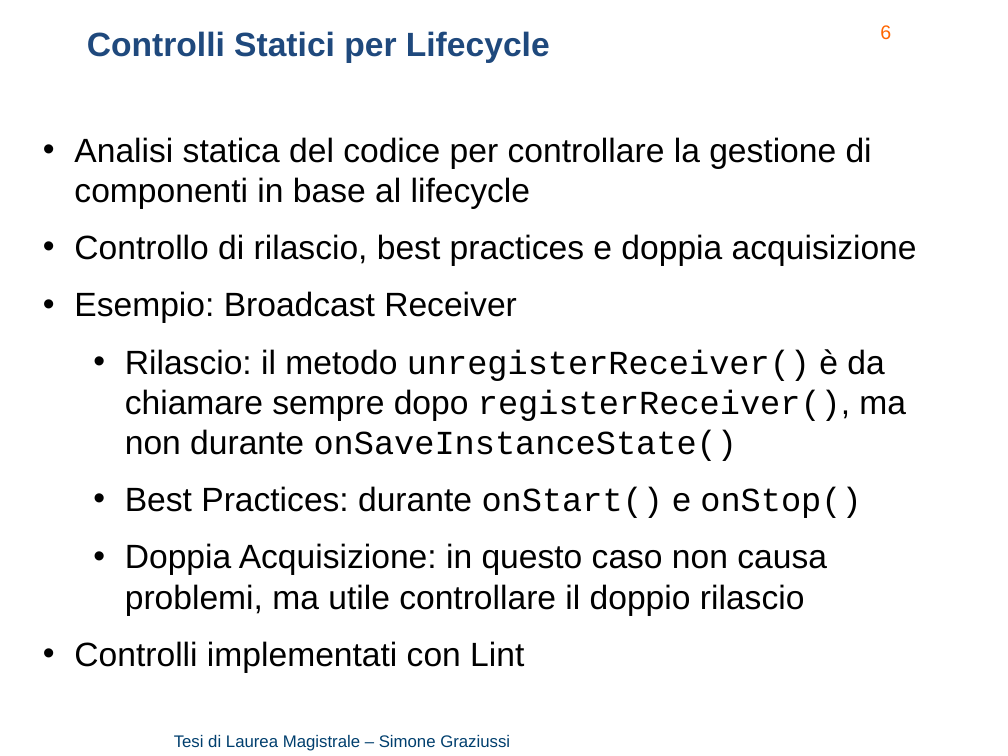
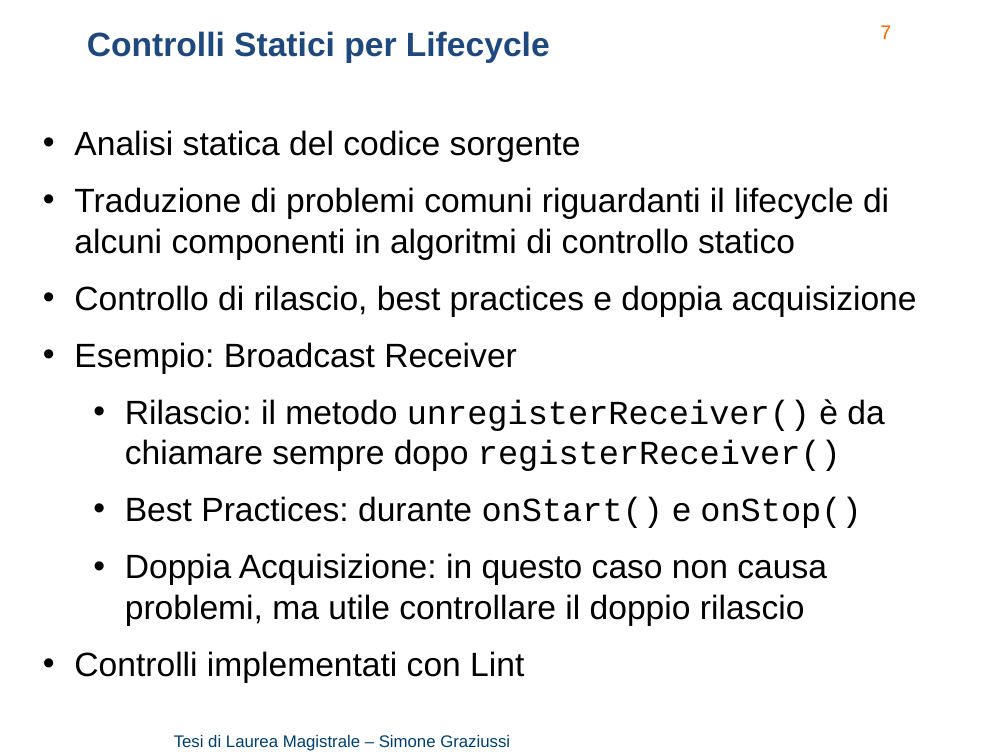
Before and after one commit to Simone3/Thesis, a slide deck: slide 7 of Presentation/Presentation.pptx (slide 6 before the commit). Drawn at 1008x756 pixels with LibreOffice and Linux fonts; fonts in the diff are those of the drawing; background and template pictures are left out. Boxes give left, top, right and bottom in pixels: in the first picture for what was removed or moved away, otherwise in the second. Text is boxed around its words. In the diff, an @@ line names an element or a change of style, - is before the commit and + after.

```diff
--- a/Presentation/Presentation.pptx
+++ b/Presentation/Presentation.pptx
@@ page number at [880, 25, 891, 39]: text changed @@
-6
+7
@@ text "Analisi statica del codice sorgente": place and size @@
-text "Analisi statica del codice sorgente" at [74, 137, 917, 673]
+text "Analisi statica del codice sorgente" at [74, 130, 917, 683]
@@ text at [74, 130, 889, 260]: text changed @@
-• Analisi statica del codice per controllare la gestione di componenti in base al lifecycle
+• Analisi statica del codice sorgente
+• Traduzione di problemi comuni riguardanti il lifecycle di alcuni componenti in algoritmi di controllo statico
@@ text at [125, 399, 884, 471]: text changed; font Courier New to Arial @@
-  • Rilascio: il metodo unregisterReceiver() è da chiamare sempre dopo registerReceiver(), ma non durante onSaveInstanceState()
+  • Rilascio: il metodo unregisterReceiver() è da chiamare sempre dopo registerReceiver()
```
Also in this commit, not shown: 8 other slides changed, 1 slide added, 1 other file.
